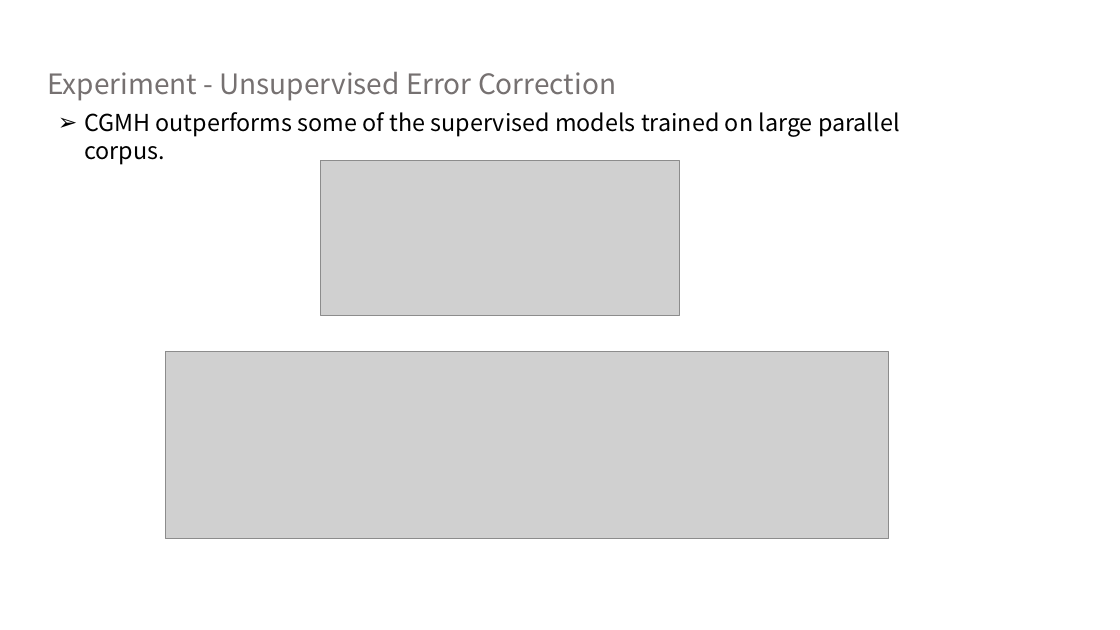
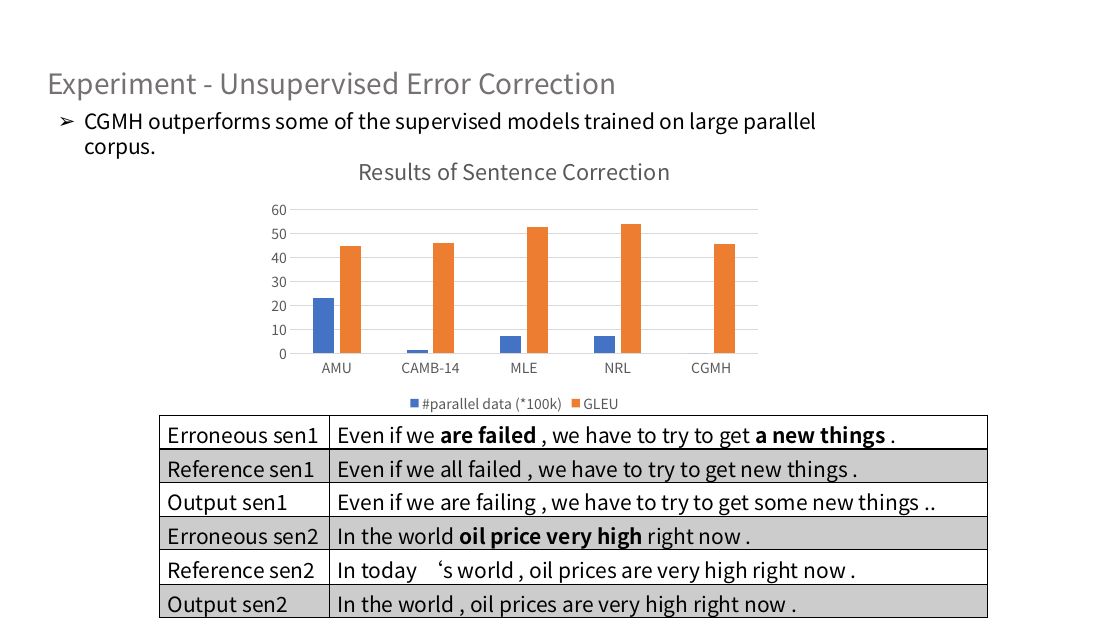
Before and after one commit to NingMiao/CGMH_slides, a slide deck: slide 10 of Miao_slides_ENG.pptx (slide 9 before the commit). Drawn at 1120x630 pixels with LibreOffice and Linux fonts; fonts in the diff are those of the drawing; grey boxes stand for pictures; background and template pictures are left out. Boxes give left, top, right and bottom in pixels: in the first picture for what was removed or moved away, otherwise in the second. Text is boxed around its words. In the diff, an @@ line names an element or a change of style, - is before the commit and + after.

```diff
--- a/Miao_slides_ENG.pptx
+++ b/Miao_slides_ENG.pptx
@@ text "CGMH outperforms some of the ..." at [84,112,817,134]: size 20 to 18 pt @@
@@ column chart added at [261,139,769,417] @@
+title "Results of Sentence Correction "
+categories: AMU, CAMB-14, MLE, NRL, CGMH
+#parallel data (*100k): 23, 2, 7, 7, 0
+GLEU: 45, 46, 53, 54, 46
@@ picture removed at [320,160,679,315] @@
@@ picture removed at [166,351,889,539] @@
@@ table added at [160,415,988,621], 6 rows, 2 columns @@
+Erroneous sen1 | Even if we are failed , we have to try to get a new things .
+Reference sen1 | Even if we all failed , we have to try to get new things .
+Output sen1 | Even if we are failing , we have to try to get some new things ..
+Erroneous sen2 | In the world oil price very high right now .
+Reference sen2 | In today ‘s world , oil prices are very high right now .
+Output sen2 | In the world , oil prices are very high right now .
```
Also in this commit, not shown: 6 other slides changed, 2 slides added, 1 slide removed.
